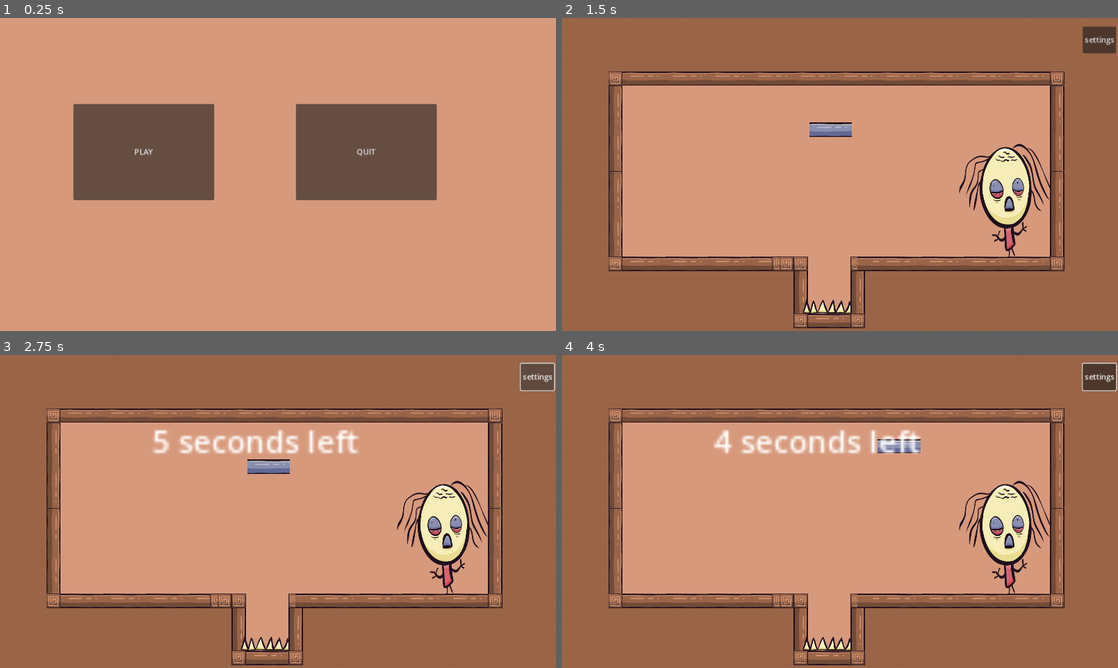
Above: before the commit, frames 1-4 (two rows, left to right).
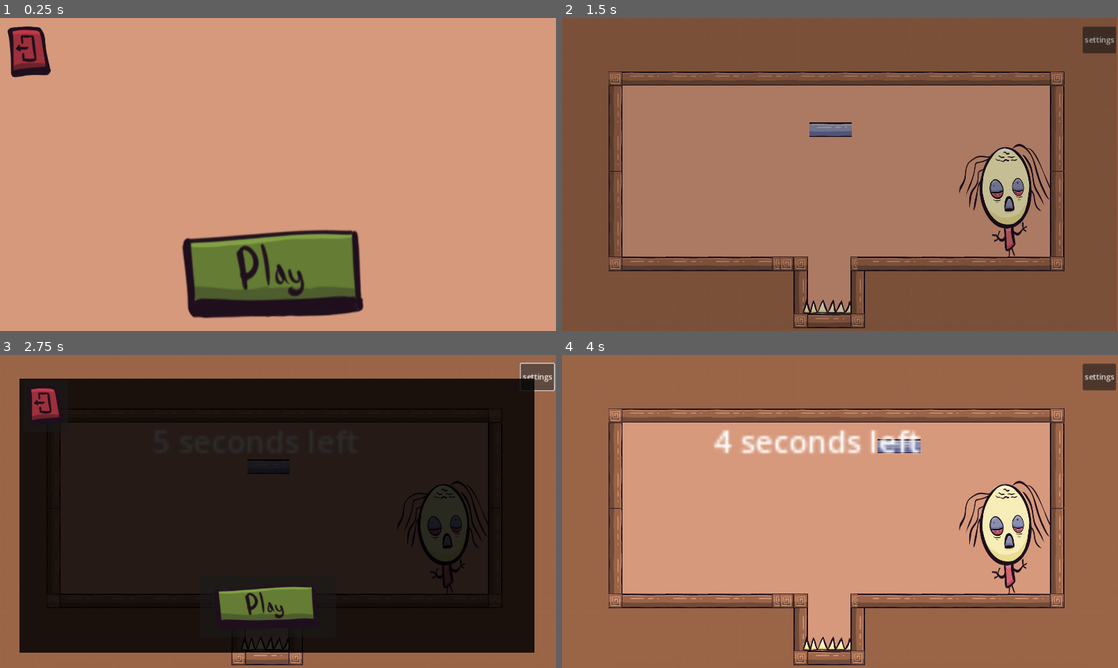
Above: after the commit, the same moments.

Repository: Yotambu100/The-hood-Five
Game: Godot game, scene res://main.tscn
Same seed, same stepped clock (60 frames per second), same inputs: the game is played once before the commit and once after it.
Inputs (mouse positions are in pixels of both pictures, inside the frame that each line leads up to; where the layout moved, square brackets give the same spot in the first picture):
- Up to frame 1 (0.25 s): no input
- Up to frame 2 (1.5 s): click (840, 271) [706, 152] at 0.5 s; click "1" at 1.25 s
- Up to frame 3 (2.75 s): click "settings" at 2 s
- Up to frame 4 (4 s): click (828, 605) at 2.77 s; drag from (828, 467) to (895, 442) at 3.52 s

The runs differ from the first frame. In frame 1, 25% of the frame differs, in the area x 1-79%, y 2-96%; in frame 2, 93%, in the area x 0-100%, y 0-100%; in frame 3, 81%; in frame 4, 0.1%.

Commit message:
add scene_transtion.gd

Diff:
--- a/AutoPlayer/Player.tscn
+++ b/AutoPlayer/Player.tscn
@@ -3,8 +3,6 @@
 [ext_resource type="Script" path="res://AutoPlayer/Player.gd" id="1_72qd3"]
 [ext_resource type="Texture2D" uid="uid://cpbkifti6mk74" path="res://AutoPlayer/Player_idle1.png" id="2_dhkk1"]
 [ext_resource type="Texture2D" uid="uid://bk0uwxhqvcjfv" path="res://player/Player hands up.png" id="3_86g3i"]
-
-
 [sub_resource type="RectangleShape2D" id="RectangleShape2D_xha2n"]
 size = Vector2(10.9463, 63.8477)
 
--- a/level_real_1.gd
+++ b/level_real_1.gd
@@ -7,7 +7,7 @@
 
 # Called when the node enters the scene tree for the first time.
 func _ready():
-	pass # Replace with function body.
+	get_node("CanvasLayer/settingCanvas").hide()
 
 
 # Called every frame. 'delta' is the elapsed time since the previous frame.
@@ -15,11 +15,12 @@
 	pass
 
 
-
 func _on_tile_map_ready():
 	pass # Replace with function body.
 
 
+func _on_settings_button_pressed():#stop the game
+	get_node("CanvasLayer/settingCanvas").show()
 
 
 func _on_button_settings_pressed():
@@ -32,3 +33,13 @@
 		if (timer==0):
 			clock.set_text("your time is up !")
 		timer -=1
+
+
+
+func _on_back_button_pressed():#restart the game
+	get_node("CanvasLayer/settingCanvas").hide()
+
+
+
+func _on_quit_button_pressed():
+	get_tree().quit()
--- a/level_real_1.tscn
+++ b/level_real_1.tscn
@@ -1,9 +1,11 @@
-[gd_scene load_steps=17 format=3 uid="uid://coxg2jfp64pr"]
+[gd_scene load_steps=18 format=3 uid="uid://ebmjsklyjmrr"]
 
 [ext_resource type="Script" path="res://level_real_1.gd" id="1_vdvss"]
+[ext_resource type="Texture2D" uid="uid://b6kal7hrxo457" path="res://images/buttons/playBtn.png" id="2_c7cio"]
 [ext_resource type="Texture2D" uid="uid://bpog7h1mcw0kh" path="res://logs/jump_pad.png" id="2_s2x5d"]
 [ext_resource type="Texture2D" uid="uid://cevgbquy7dwql" path="res://logs/spikes1.png" id="3_bpmmt"]
 [ext_resource type="Texture2D" uid="uid://ca3eysnbjvsvp" path="res://logs/logs3.png" id="3_i5puy"]
+[ext_resource type="Texture2D" uid="uid://dui00yonpjmlk" path="res://images/buttons/exitBtn.png" id="3_xcim2"]
 [ext_resource type="PackedScene" uid="uid://y22qwdmagkle" path="res://AutoPlayer/Player.tscn" id="4_l66rh"]
 [ext_resource type="Texture2D" uid="uid://cs4sk8a0rywf5" path="res://logs/background.png" id="4_vqu1b"]
 [ext_resource type="AudioStream" uid="uid://m8cn6bag7rg4" path="res://music/The Urban Groove - Hanu Dixit.mp3" id="5_ax5xo"]
@@ -93,6 +95,35 @@
 
 [node name="CanvasLayer" type="CanvasLayer" parent="."]
 
+[node name="settingCanvas" type="CanvasLayer" parent="CanvasLayer"]
+
+[node name="ColorRect" type="ColorRect" parent="CanvasLayer/settingCanvas"]
+offset_left = 40.0
+offset_top = 49.0
+offset_right = 1108.0
+offset_bottom = 617.0
+color = Color(0, 0, 0, 0.827451)
+
+[node name="backButton" type="Button" parent="CanvasLayer/settingCanvas"]
+offset_left = 415.0
+offset_top = 456.0
+offset_right = 696.0
+offset_bottom = 584.0
+icon = ExtResource("2_c7cio")
+
+[node name="QuitButton" type="Button" parent="CanvasLayer/settingCanvas"]
+anchors_preset = -1
+anchor_left = 1.575
+anchor_top = 0.114
+anchor_right = 1.575
+anchor_bottom = 0.114
+offset_left = -1765.4
+offset_top = -21.872
+offset_right = -1602.4
+offset_bottom = 158.128
+scale = Vector2(0.564287, 0.601193)
+icon = ExtResource("3_xcim2")
+
 [node name="TileMap" type="TileMap" parent="CanvasLayer"]
 scale = Vector2(0.41, 0.41)
 tile_set = SubResource("TileSet_u60sw")
@@ -107,7 +138,7 @@
 grow_horizontal = 2
 grow_vertical = 2
 
-[node name="Button" type="Button" parent="CanvasLayer"]
+[node name="settingsButton" type="Button" parent="CanvasLayer"]
 offset_left = 1079.0
 offset_top = 18.0
 offset_right = 1135.0
@@ -149,6 +180,10 @@
 [node name="DraggableLog" parent="." instance=ExtResource("11_6pyrq")]
 position = Vector2(576, 314)
 
+
 [connection signal="pressed" from="CanvasLayer/Button" to="." method="_on_button_pressed"]
-
 [connection signal="timeout" from="CanvasLayer/LBL_Time1/Timer_countdown1" to="." method="_on_timer_countdown_1_timeout"]
+[connection signal="pressed" from="CanvasLayer/settingCanvas/backButton" to="." method="_on_back_button_pressed"]
+[connection signal="pressed" from="CanvasLayer/settingCanvas/QuitButton" to="." method="_on_quit_button_pressed"]
+[connection signal="pressed" from="CanvasLayer/settingsButton" to="." method="_on_settings_button_pressed"]
+[connection signal="pressed" from="CanvasLayer/settingsButton" to="." method="_on_button_pressed"]
--- a/main.gd
+++ b/main.gd
@@ -9,4 +9,4 @@
 
 
 func _on_play_pressed():
-	get_tree().change_scene_to_file("res://levels.tscn")
+	SceneTranstion.change_scene_to_file("res://levels.tscn")
--- a/main.tscn
+++ b/main.tscn
@@ -1,25 +1,31 @@
-[gd_scene load_steps=2 format=3 uid="uid://cq57nof5wvr3k"]
+[gd_scene load_steps=4 format=3 uid="uid://cq57nof5wvr3k"]
 
 [ext_resource type="Script" path="res://main.gd" id="1_j25ak"]
+[ext_resource type="Texture2D" uid="uid://b6kal7hrxo457" path="res://images/buttons/playBtn.png" id="2_4xdt2"]
+[ext_resource type="Texture2D" uid="uid://dui00yonpjmlk" path="res://images/buttons/exitBtn.png" id="3_70l3v"]
 
 [node name="Main" type="Node2D"]
 position = Vector2(-1, -1)
 script = ExtResource("1_j25ak")
 
 [node name="play" type="Button" parent="."]
-offset_left = 153.0
-offset_top = 179.0
-offset_right = 445.0
-offset_bottom = 378.0
-text = "PLAY"
+offset_left = 330.0
+offset_top = 384.0
+offset_right = 611.0
+offset_bottom = 528.0
+scale = Vector2(1.73514, 1.98718)
+icon = ExtResource("2_4xdt2")
+flat = true
 icon_alignment = 1
 
 [node name="quit" type="Button" parent="."]
-offset_left = 614.0
-offset_top = 179.0
-offset_right = 906.0
-offset_bottom = 378.0
-text = "QUIT"
+offset_left = 8.0
+offset_top = 4.0
+offset_right = 173.0
+offset_bottom = 152.0
+scale = Vector2(0.663584, 0.763435)
+icon = ExtResource("3_70l3v")
+flat = true
 icon_alignment = 1
 
 [connection signal="pressed" from="play" to="." method="_on_play_pressed"]
--- a/project.godot
+++ b/project.godot
@@ -14,6 +14,10 @@
 run/main_scene="res://main.tscn"
 config/features=PackedStringArray("4.1", "Mobile")
 config/icon="res://icon.svg"
+
+[autoload]
+
+SceneTranstion="*res://scene_transtion.tscn"
 
 [display]
 
--- /dev/null
+++ b/scene_transtion.gd
@@ -0,0 +1,7 @@
+extends CanvasLayer
+
+func change_scene_to_file(target: String) -> void:
+	$AnimationPlayer.play("dissolve")
+	await $AnimationPlayer.animation_finished
+	get_tree().change_scene_to_file(target)
+	$AnimationPlayer.play_backwards("dissolve")
--- /dev/null
+++ b/scene_transtion.tscn
@@ -0,0 +1,60 @@
+[gd_scene load_steps=5 format=3 uid="uid://dqv2iqu8y5ohc"]
+
+[ext_resource type="Script" path="res://scene_transtion.gd" id="1_sqalb"]
+
+[sub_resource type="Animation" id="Animation_j7m2p"]
+length = 0.001
+tracks/0/type = "value"
+tracks/0/imported = false
+tracks/0/enabled = true
+tracks/0/path = NodePath(".:color")
+tracks/0/interp = 1
+tracks/0/loop_wrap = true
+tracks/0/keys = {
+"times": PackedFloat32Array(0),
+"transitions": PackedFloat32Array(1),
+"update": 0,
+"values": [Color(0, 1, 1, 0)]
+}
+
+[sub_resource type="Animation" id="Animation_sb5xu"]
+resource_name = "dissolve"
+length = 0.5
+tracks/0/type = "value"
+tracks/0/imported = false
+tracks/0/enabled = true
+tracks/0/path = NodePath(".:color")
+tracks/0/interp = 1
+tracks/0/loop_wrap = true
+tracks/0/keys = {
+"times": PackedFloat32Array(0, 0.5),
+"transitions": PackedFloat32Array(1, 1),
+"update": 0,
+"values": [Color(0, 0, 0, 0), Color(0, 0, 0, 1)]
+}
+
+[sub_resource type="AnimationLibrary" id="AnimationLibrary_ew4xh"]
+_data = {
+"RESET": SubResource("Animation_j7m2p"),
+"dissolve": SubResource("Animation_sb5xu")
+}
+
+[node name="scene_transtion" type="CanvasLayer"]
+script = ExtResource("1_sqalb")
+
+[node name="dissolve_rect" type="ColorRect" parent="."]
+anchors_preset = 15
+anchor_right = 1.0
+anchor_bottom = 1.0
+offset_left = -2.0
+offset_right = -2.0
+grow_horizontal = 2
+grow_vertical = 2
+mouse_filter = 2
+color = Color(0, 1, 1, 0)
+
+[node name="AnimationPlayer" type="AnimationPlayer" parent="."]
+root_node = NodePath("../dissolve_rect")
+libraries = {
+"": SubResource("AnimationLibrary_ew4xh")
+}
